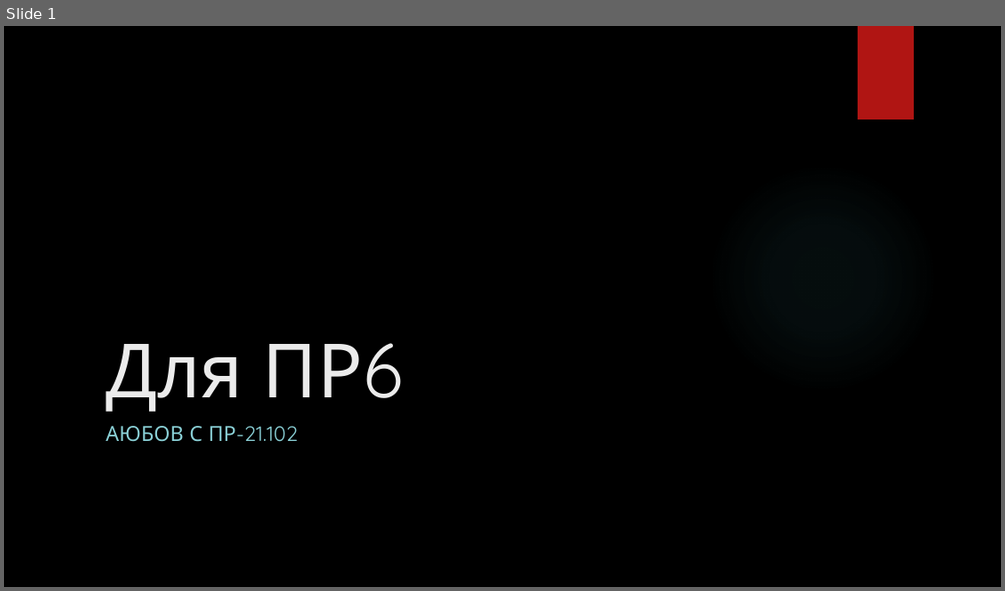
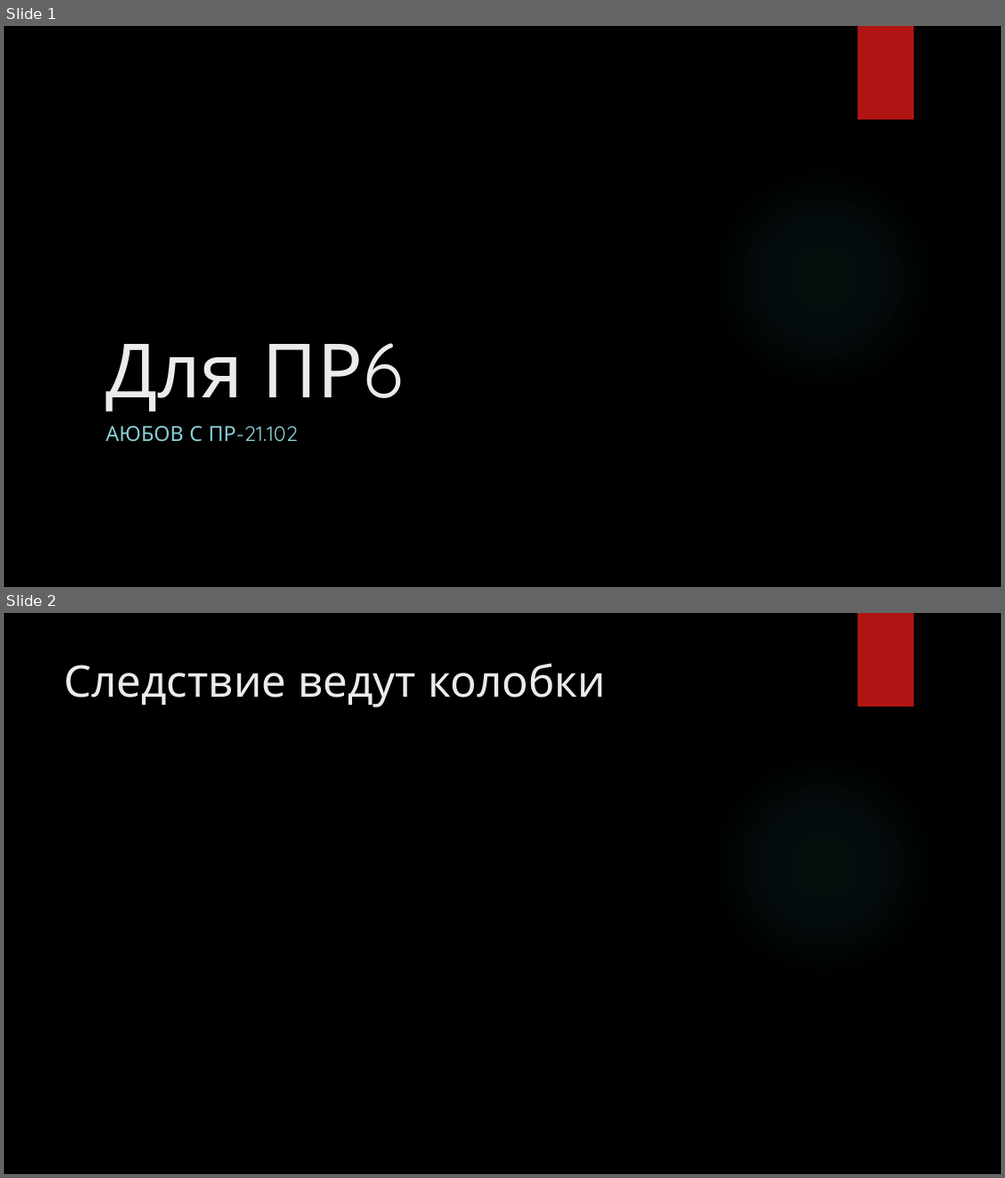
Before and after one commit to SergAub/PR6_Aubov_PR-21.102, a slide deck: Презентация.pptx. Shown one above the other, each under a label of ours: slide 1 before the commit, slides 1 and 2 after it. The pictures are 1005x591 and 1005x1178 pixels, drawn with LibreOffice and Linux fonts; fonts in the diff are those of the drawing; background and template pictures are left out. Boxes give left, top, right and bottom in pixels: in the first picture for what was removed or moved away, otherwise in the second. Text is boxed around its words. In the diff, an @@ line names an element or a change of style, - is before the commit and + after.

```diff
--- a/Презентация.pptx
+++ b/Презентация.pptx
@@ slide 2 added at box(4, 613, 1001, 1174), background picture (left out); not listed: 2 template elements that a slide beside it also shows @@
@@ title added at box(65, 663, 606, 707), 42 pt, text #EBEBEB @@
+Следствие ведут колобки
```
Also in this commit, not shown: 1 slide removed.
